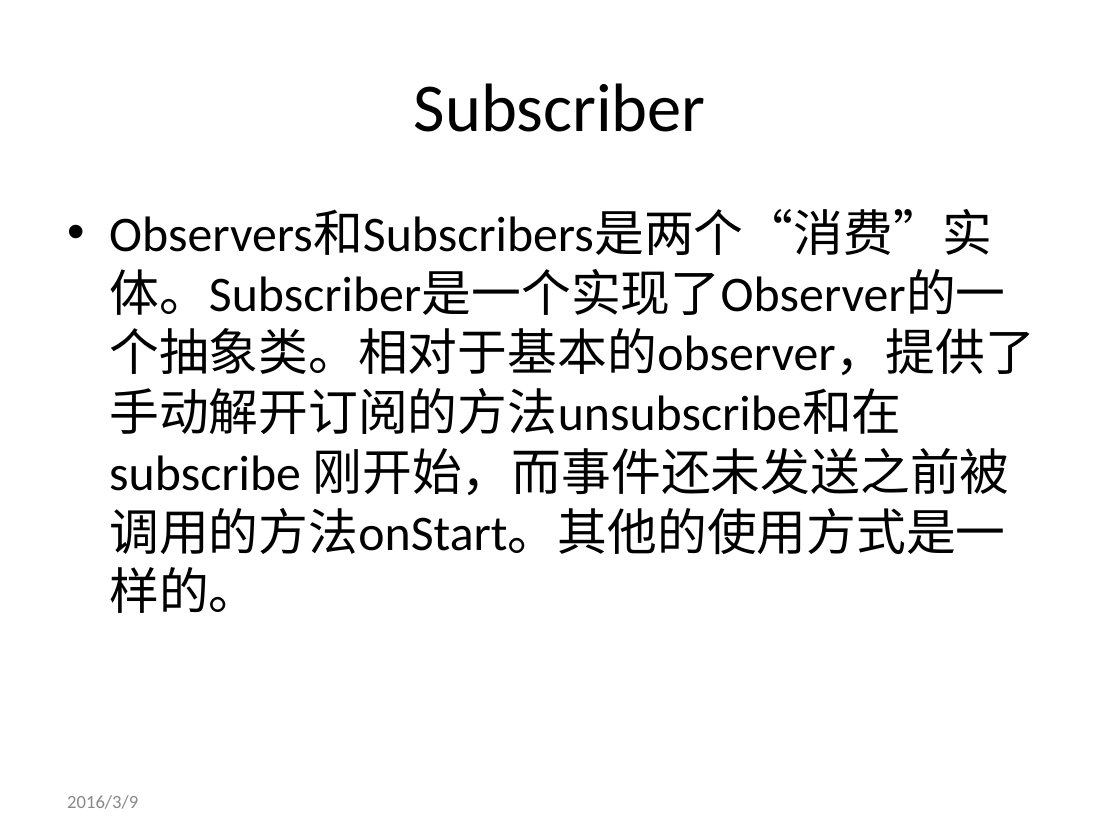
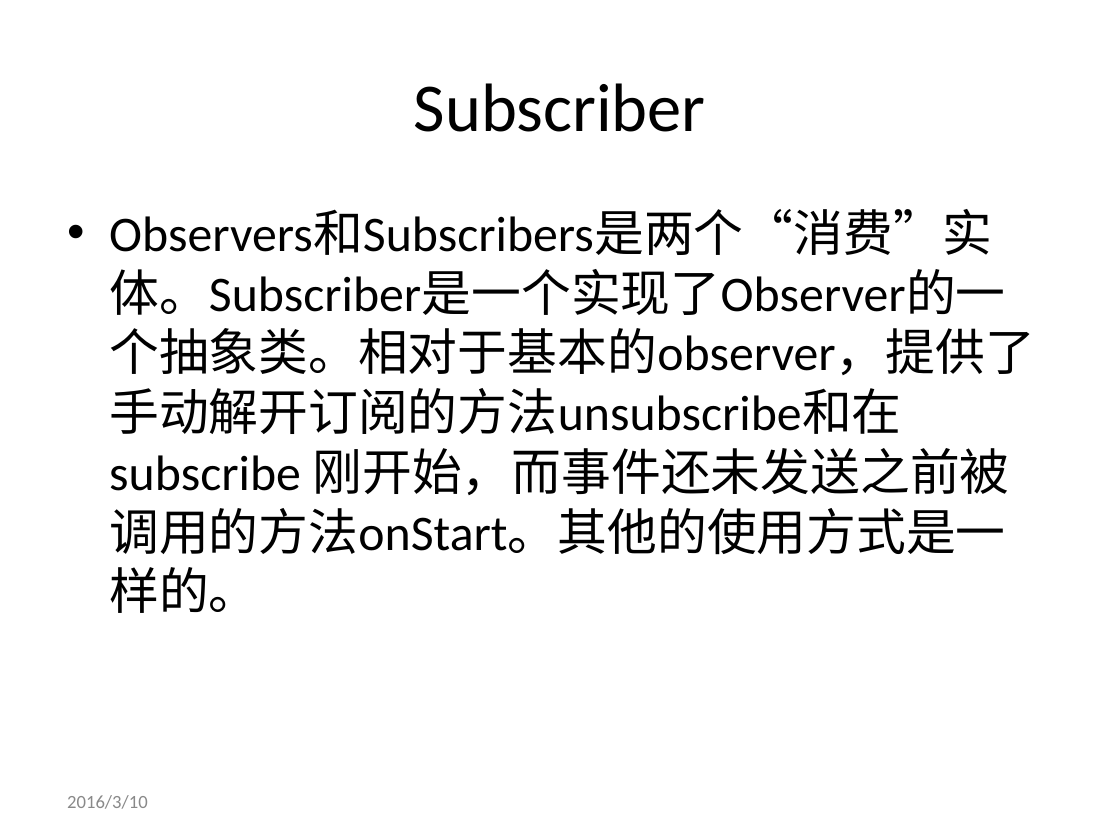
Before and after one commit to genglei-cuan/Study, a slide deck: slide 14 of notes/rxjava/RxJava简介.pptx. Drawn at 1120x840 pixels with LibreOffice and Linux fonts; fonts in the diff are those of the drawing; background and template pictures are left out. Boxes give left, top, right and bottom in pixels: in the first picture for what was removed or moved away, otherwise in the second. Text is boxed around its words. In the diff, an @@ line names an element or a change of style, - is before the commit and + after.

```diff
--- a/notes/rxjava/RxJava简介.pptx
+++ b/notes/rxjava/RxJava简介.pptx
@@ text at (67, 795, 148, 809): text changed @@
-2016/3/9
+2016/3/10
```
Also in this commit, not shown: 25 other slides changed, 6 slides added.
